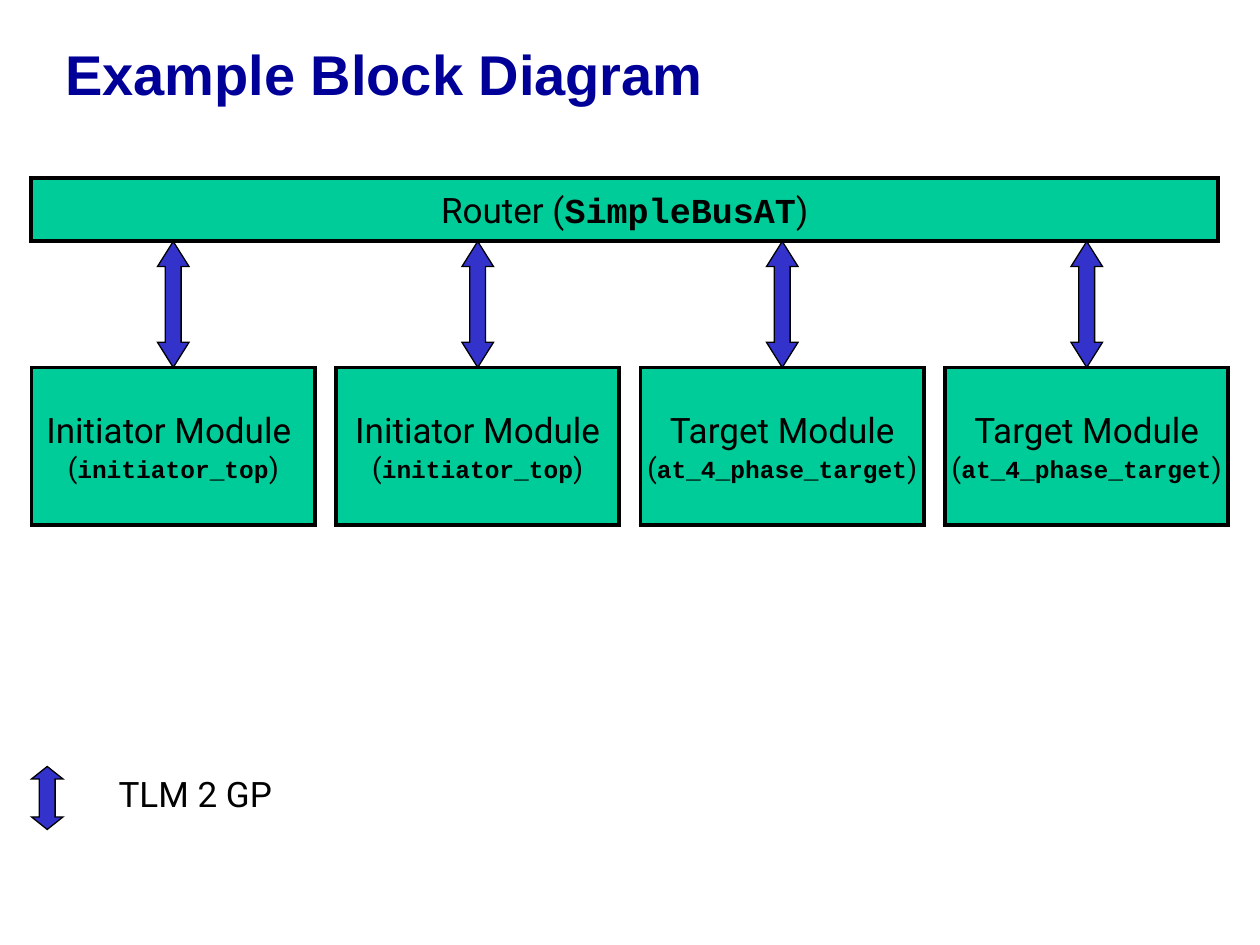
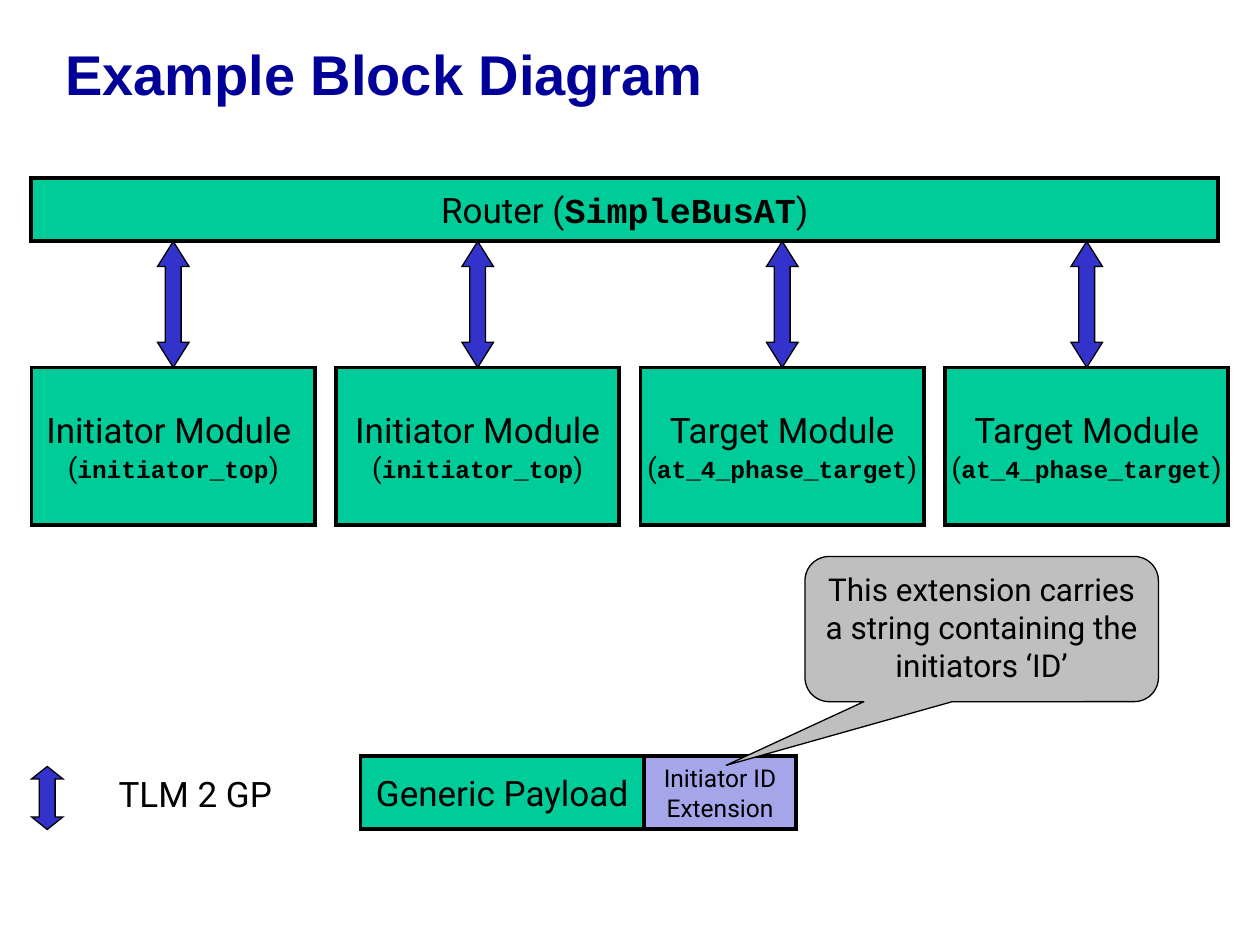
Before and after one commit to accellera-official/systemc, a slide deck: slide 3 of examples/tlm/at_extension_optional/docs/at_extension_optional_example.ppt. Drawn at 1260x945 pixels with LibreOffice and Linux fonts; fonts in the diff are those of the drawing; background and template pictures are left out. Boxes give left, top, right and bottom in pixels: in the first picture for what was removed or moved away, otherwise in the second. Text is boxed around its words. In the diff, an @@ line names an element or a change of style, - is before the commit and + after.

Commit message:
- updated extension examples PowerPoints

```diff
--- a/examples/tlm/at_extension_optional/docs/at_extension_optional_example.ppt
+++ b/examples/tlm/at_extension_optional/docs/at_extension_optional_example.ppt
@@ rounded speech box added at [805, 557, 1159, 702], fill #BFBFBF, outline #000000 0.74 pt, 18 pt, text #000000 @@
+This extension carries a string containing the initiators ‘ID’
@@ rectangle added at [360, 756, 644, 829], fill #00CC99, outline #000000 2.24 pt, 20 pt, text #000000 @@
+Generic Payload
@@ rectangle added at [644, 756, 796, 829], fill #A5A5E9, outline #000000 2.24 pt, 14 pt, text #000000 @@
+Initiator ID
+Extension
```
Also in this commit, not shown: 7 other slides changed, 1 slide removed, 1 other file.
